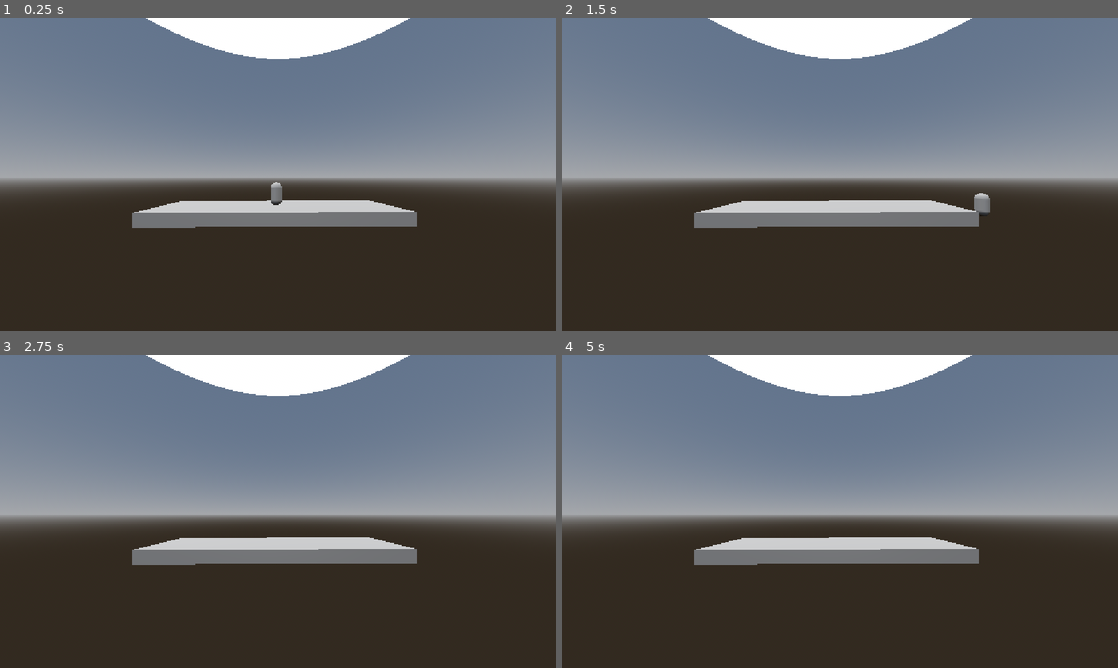
Above: before the commit, frames 1-4 (two rows, left to right).
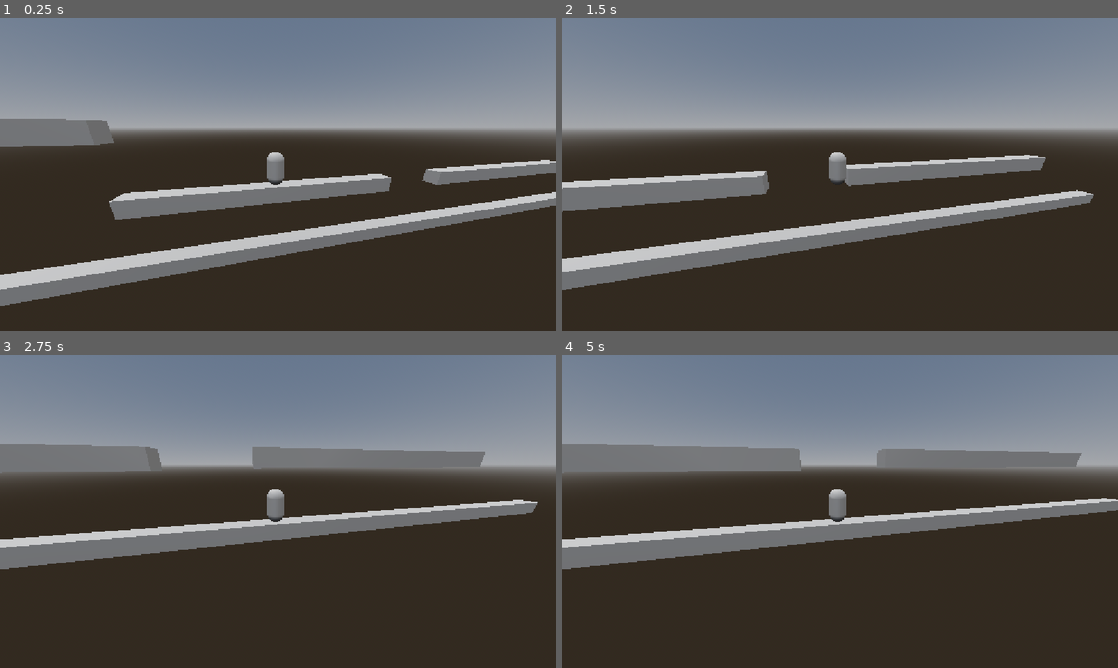
Above: after the commit, the same moments.

Repository: Derpest2Dude/AGL-Mini-Game-Jam-Team-2
Game: Godot game, scene res://Scenes/Test Scenes/jason_test.tscn
Same seed, same stepped clock (60 frames per second), same inputs: the game is played once before the commit and once after it. The project has no main scene, so this scene is started directly.
Inputs:
- Up to frame 1 (0.25 s): no input
- Up to frame 2 (1.5 s): tap Enter at 0.5 s; hold D (move_right) 0.53-1.28 s; tap W (jump) at 0.77 s; hold A (move_left) from 1.28 s (still down)
- Up to frame 3 (2.75 s): tap W (jump) at 1.52 s; release A (move_left) at 2.03 s; hold D (move_right) from 2.03 s (still down)
- Up to frame 4 (5 s): tap W (jump) at 3.02, 3.77, 4.52 s; release D (move_right) at 3.53 s; hold A (move_left) from 3.53 s (still down)

The runs differ from the first frame. In frame 1, 47% of the frame differs, in the area x 0-100%, y 0-92%; in frame 2, 45%; in frame 3, 42%; in frame 4, 42%.

Commit message:
Updated playground

Diff:
--- a/Scenes/Test Scenes/jason_test.tscn
+++ b/Scenes/Test Scenes/jason_test.tscn
@@ -1,10 +1,6 @@
 [gd_scene format=3 uid="uid://xev6xgixmfm6"]
 
 [ext_resource type="PackedScene" uid="uid://dpgsr8g8mqka2" path="res://Scenes/Test Scenes/test_player.tscn" id="1_hayu1"]
-
-[sub_resource type="BoxShape3D" id="BoxShape3D_qk2o7"]
-
-[sub_resource type="BoxMesh" id="BoxMesh_de83b"]
 
 [sub_resource type="ProceduralSkyMaterial" id="ProceduralSkyMaterial_i4i5y"]
 
@@ -15,23 +11,17 @@
 background_mode = 2
 sky = SubResource("Sky_de83b")
 
+[sub_resource type="BoxShape3D" id="BoxShape3D_qk2o7"]
+
+[sub_resource type="BoxMesh" id="BoxMesh_de83b"]
+
 [node name="jasonTest" type="Node3D" unique_id=745173523]
-
-[node name="StaticBody3D" type="StaticBody3D" parent="." unique_id=859120227]
-transform = Transform3D(1, 0, 0, 0, 1, 0, 0, 0, 1, 0, 0.08269471, 0.44023466)
-
-[node name="CollisionShape3D" type="CollisionShape3D" parent="StaticBody3D" unique_id=2133441823]
-transform = Transform3D(19.761875, 0, 0, 0, 1, 0, 0, 0, 5.42644, 0, 0, 0)
-shape = SubResource("BoxShape3D_qk2o7")
-
-[node name="MeshInstance3D" type="MeshInstance3D" parent="StaticBody3D/CollisionShape3D" unique_id=1176503214]
-mesh = SubResource("BoxMesh_de83b")
 
 [node name="TestPlayer" parent="." unique_id=684845934 instance=ExtResource("1_hayu1")]
 transform = Transform3D(1, 0, 0, 0, 1, 0, 0, 0, 1, 0, 2.3088887, 0.44023466)
 
-[node name="Camera3D" type="Camera3D" parent="." unique_id=977520637]
-transform = Transform3D(0.99991435, -0.00025001046, -0.013087178, 0, 0.99981755, -0.01909998, 0.013089566, 0.019098345, 0.9997319, -0.030395508, 3.0286715, 13.534546)
+[node name="Camera3D" type="Camera3D" parent="TestPlayer" unique_id=977520637]
+transform = Transform3D(0.9764976, 0.06480297, -0.20555542, 0, 0.95372814, 0.3006703, 0.21552832, -0.2936038, 0.9313132, -1.6904066, 2.3124087, 8.325491)
 fov = 92.81249
 
 [node name="DirectionalLight3D" type="DirectionalLight3D" parent="." unique_id=1370104305]
@@ -40,3 +30,41 @@
 
 [node name="WorldEnvironment" type="WorldEnvironment" parent="." unique_id=818326122]
 environment = SubResource("Environment_qk2o7")
+
+[node name="Platforms" type="Node3D" parent="." unique_id=228167205]
+
+[node name="Block" type="StaticBody3D" parent="Platforms" unique_id=859120227]
+transform = Transform3D(16.150473, 0, 0, 0, 1, 0, 0, 0, 1, 0, 0.08269471, 0.44023466)
+
+[node name="CollisionShape3D" type="CollisionShape3D" parent="Platforms/Block" unique_id=2133441823]
+shape = SubResource("BoxShape3D_qk2o7")
+
+[node name="MeshInstance3D" type="MeshInstance3D" parent="Platforms/Block/CollisionShape3D" unique_id=1176503214]
+mesh = SubResource("BoxMesh_de83b")
+
+[node name="Block2" type="StaticBody3D" parent="Platforms" unique_id=1356544424]
+transform = Transform3D(16.150473, 0, 0, 0, 1, 0, 0, 0, 1, 20.642143, 0.17519599, 0.4402356)
+
+[node name="CollisionShape3D" type="CollisionShape3D" parent="Platforms/Block2" unique_id=1157336792]
+shape = SubResource("BoxShape3D_qk2o7")
+
+[node name="MeshInstance3D" type="MeshInstance3D" parent="Platforms/Block2/CollisionShape3D" unique_id=1823288993]
+mesh = SubResource("BoxMesh_de83b")
+
+[node name="Block3" type="StaticBody3D" parent="Platforms" unique_id=499553841]
+transform = Transform3D(55.215935, 0, 0, 0, 1, 0, 0, 0, 1, 10.577155, -3.9467297, 0.44023466)
+
+[node name="CollisionShape3D" type="CollisionShape3D" parent="Platforms/Block3" unique_id=601445890]
+shape = SubResource("BoxShape3D_qk2o7")
+
+[node name="MeshInstance3D" type="MeshInstance3D" parent="Platforms/Block3/CollisionShape3D" unique_id=206435357]
+mesh = SubResource("BoxMesh_de83b")
+
+[node name="Block4" type="StaticBody3D" parent="Platforms" unique_id=1691043563]
+transform = Transform3D(16.150473, 0, 0, 0, 1, 0, 0, 0, 1, -15.898116, 3.6942217, 0.44023466)
+
+[node name="CollisionShape3D" type="CollisionShape3D" parent="Platforms/Block4" unique_id=2074302607]
+shape = SubResource("BoxShape3D_qk2o7")
+
+[node name="MeshInstance3D" type="MeshInstance3D" parent="Platforms/Block4/CollisionShape3D" unique_id=1193882140]
+mesh = SubResource("BoxMesh_de83b")
